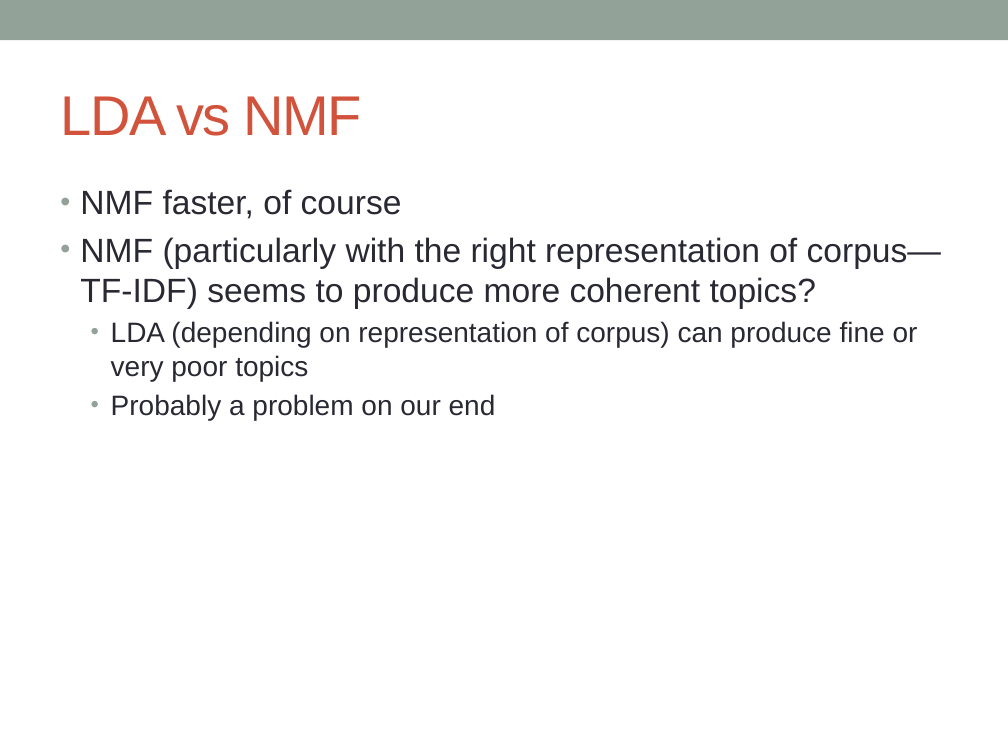
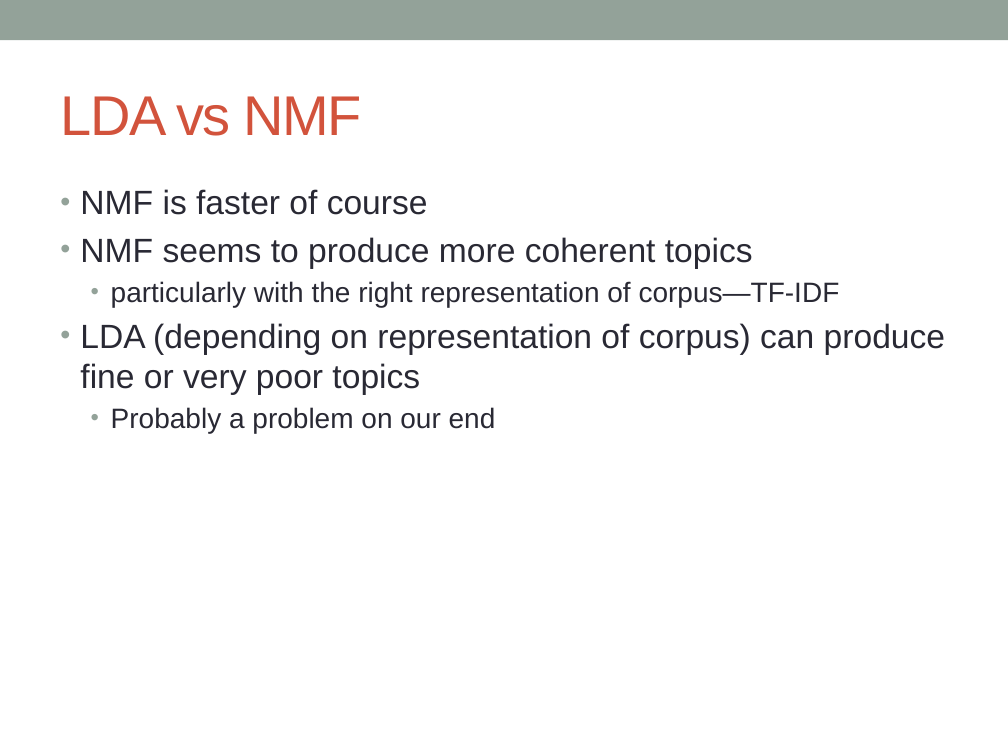
Before and after one commit to markheimann/Bayesian-ML, a slide deck: slide 12 of BMML_Presentation.pptx (slide 10 before the commit). Drawn at 1008x756 pixels with LibreOffice and Linux fonts; fonts in the diff are those of the drawing. Boxes give left, top, right and bottom in pixels: in the first picture for what was removed or moved away, otherwise in the second. Text is boxed around its words. In the diff, an @@ line names an element or a change of style, - is before the commit and + after.

```diff
--- a/BMML_Presentation.pptx
+++ b/BMML_Presentation.pptx
@@ text at box(80, 189, 840, 307): text changed @@
-• NMF faster, of course
-• NMF (particularly with the right representation of corpus—TF-IDF) seems to produce more coherent topics?
+• NMF is faster of course
+• NMF seems to produce more coherent topics
+  • particularly with the right representation of corpus—TF-IDF
@@ text at box(80, 323, 945, 395): size 20 to 24 pt in "LDA (depending on representation of corpus) can ..."; list level 2 to 1 in "LDA (depending on representation of ..." @@
```
Also in this commit, not shown: 1 other slide changed, 2 slides added.
